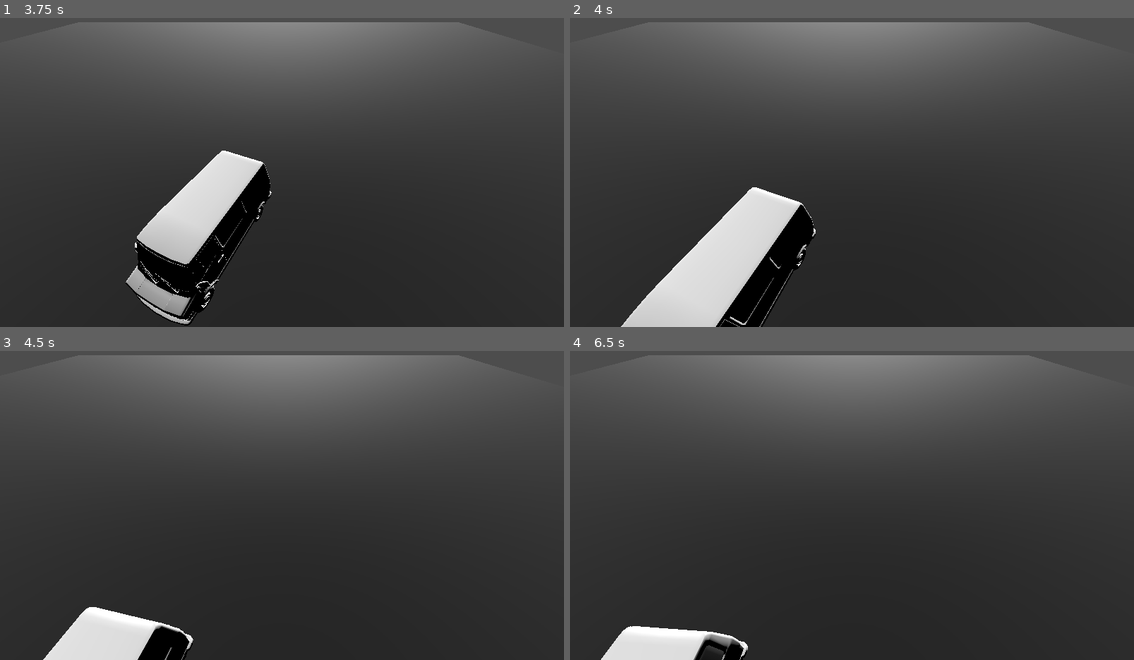
Above: before the commit, frames 1-4 (two rows, left to right).
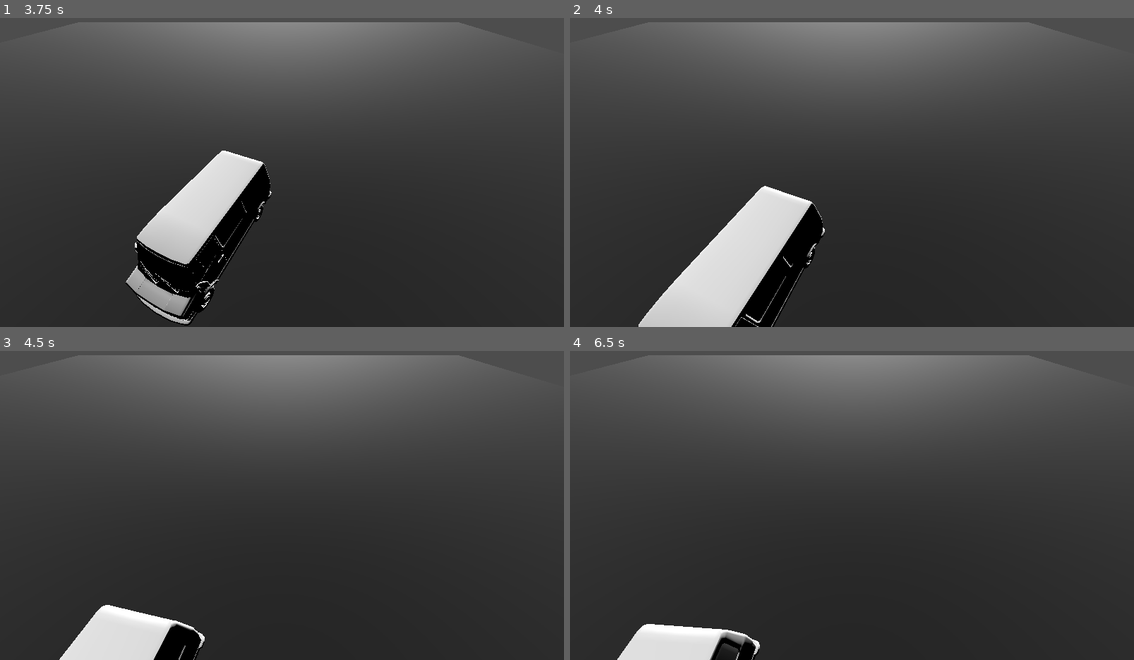
Above: after the commit, the same moments.

Repository: lokasc/SpeedDating
Game: Godot game, scene res://main.tscn
The game is run twice, just before and just after one commit, with the same random seed, the same clock (stepped at 60 frames per second) and the same inputs.
Inputs:
- Up to frame 1 (3.75 s): tap Enter at 0.5 s; hold D (right) 0.53-1.28 s; hold Space (drift, bound only after the commit) 0.53-1.28 s; hold A (left) 1.28-2.03 s; tap S (break) at 1.35 s; tap Space (drift, bound only after the commit) at 1.55, 2.85 s; hold D (right) 2.03-2.78 s; hold Space (drift, bound only after the commit) 2.03-2.78 s; hold W (accelerate) 2.78-3.53 s; hold A (left) from 3.53 s (still down); hold S (break) from 3.53 s (still down)
- Up to frame 2 (4 s): keep holding A (left); keep holding S (break); tap Space (drift, bound only after the commit) at 3.8 s
- Up to frame 3 (4.5 s): keep holding A (left); release S (break) at 4.28 s; tap Space (drift, bound only after the commit) at 4.35 s
- Up to frame 4 (6.5 s): hold Space (drift, bound only after the commit) 5.03-5.78 s; release A (left) at 5.78 s; hold D (right) from 5.78 s (still down); tap S (break) at 5.85 s; tap Space (drift, bound only after the commit) at 6.05 s

Frame 1 is identical in both runs. In frame 2, 3.0% of the frame differs, in the area x 9-46%, y 54-100%; in frame 3, 1.3%; in frame 4, 1.2%.

Commit message:
First drifting

Diff:
--- a/player.gd
+++ b/player.gd
@@ -7,6 +7,9 @@
 @export var start_turn_speed : float = 0.5
 @export var max_turn_speed : float = 3
 @export var turn_accel : float = 0.5
+@export var drift_thres: float = 5
+@export var drift_angle: float = 60
+@export var drift_force: float = 5
 
 var current_turn_angle : float = 0
 var current_speed : float = 0
@@ -19,6 +22,7 @@
 var turn_dir : float = 0 # -1 is left, 1 is right.
 var is_accelerate : bool
 var is_break : bool
+var is_drifting: bool
 
 func _physics_process(delta: float) -> void:
 	update_input()
@@ -35,6 +39,8 @@
 	if not is_on_floor():
 		velocity += get_gravity() * delta
 
+
+
 	# turning
 	if turn_dir != 0:
 		current_turn_speed += turn_accel * delta
@@ -47,13 +53,19 @@
 	else:
 		current_turn_speed = 0
 
+	var drift_boost: Vector3
+	if is_drifting:
+		if current_speed > drift_thres and turn_dir!=0:
+			var boost_sign = sign(turn_dir)
+			drift_boost = (-transform.basis.z).rotated(Vector3.UP, deg_to_rad(drift_angle) * boost_sign).normalized()
 
 	# apply speed.
 	var forward_dir = global_transform.basis.z
-	velocity = forward_dir * current_speed
+	velocity = forward_dir * current_speed + drift_boost*drift_force
 	move_and_slide()
 
 func update_input():
 	turn_dir = Input.get_axis("left", "right")
 	is_accelerate = Input.is_action_pressed("accelerate")
 	is_break = Input.is_action_pressed("break")
+	is_drifting = Input.is_action_pressed("drift")
--- a/project.godot
+++ b/project.godot
@@ -37,6 +37,11 @@
 "events": [Object(InputEventKey,"resource_local_to_scene":false,"resource_name":"","device":-1,"window_id":0,"alt_press …(192 unchanged characters)…
 ]
 }
+drift={
+"deadzone": 0.2,
+"events": [Object(InputEventKey,"resource_local_to_scene":false,"resource_name":"","device":-1,"window_id":0,"alt_pressed":false,"shift_pressed":false,"ctrl_pressed":false,"meta_pressed":false,"pressed":false,"keycode":0,"physical_keycode":32,"key_label":0,"unicode":32,"location":0,"echo":false,"script":null)
+]
+}
 
 [physics]
 
Not shown, added: .DS_Store
